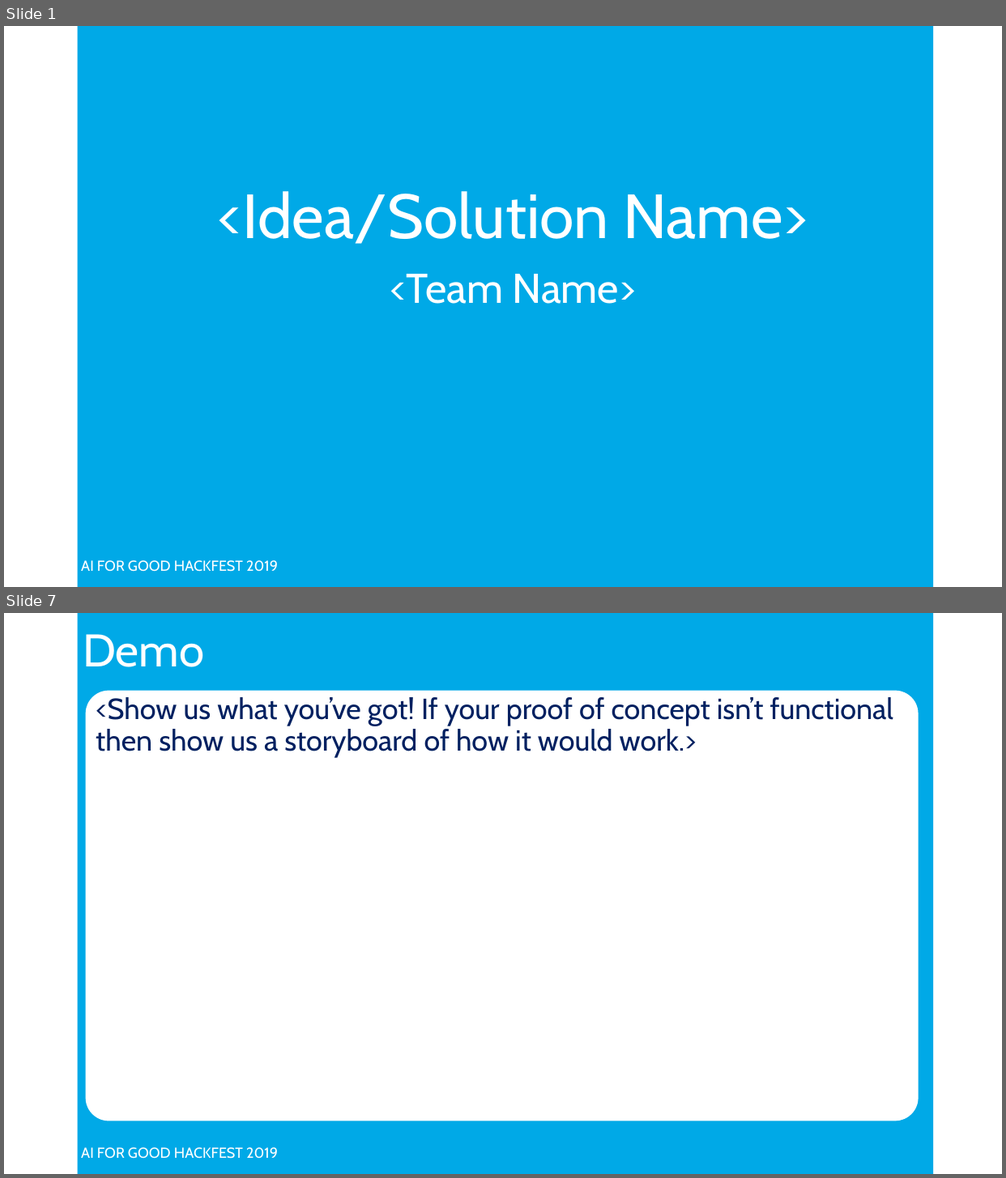
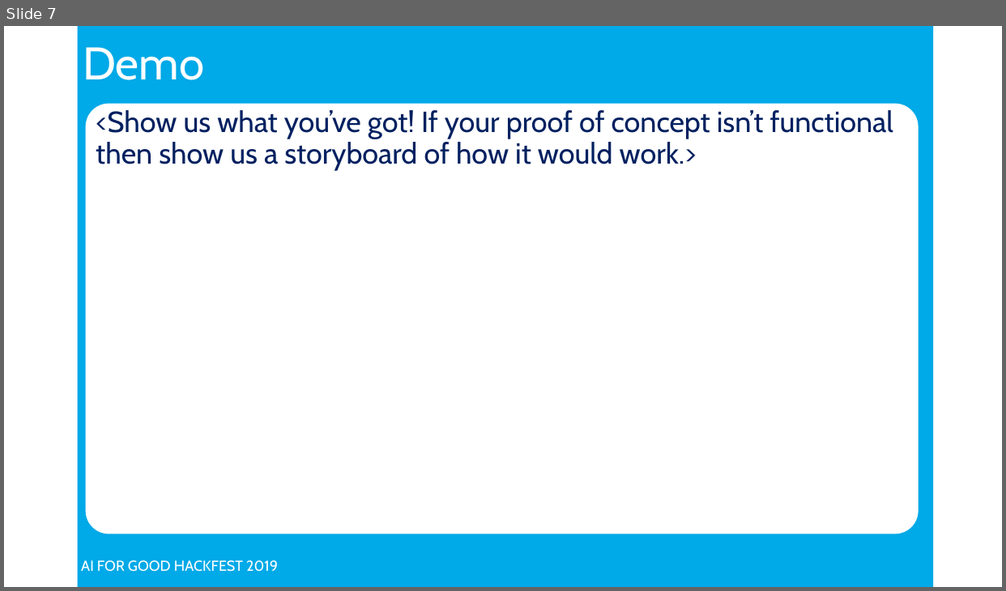
Before and after one commit to hannah-brydon/flight-climate, a slide deck: Hackfest-Presentation.pptx. Shown one above the other, each under a label of ours: slides 1 and 7 before the commit, slide 7 after it; the slides between them are not shown. The pictures are 1006x1178 and 1006x591 pixels, drawn with LibreOffice and Linux fonts; fonts in the diff are those of the drawing; background and template pictures are left out. Boxes give left, top, right and bottom in pixels: in the first picture for what was removed or moved away, otherwise in the second. Text is boxed around its words. In the diff, an @@ line names an element or a change of style, - is before the commit and + after.

```diff
--- a/Hackfest-Presentation.pptx
+++ b/Hackfest-Presentation.pptx
@@ slide 1 removed at (4, 26, 1002, 587), background #FFFFFF; not listed: 2 template elements that a slide beside it also shows @@
@@ title removed at (217, 191, 808, 244) @@
-<Idea/Solution Name>
@@ subtitle removed at (390, 274, 636, 304) @@
-<Team Name>
```
Also in this commit, not shown: 2 slides changed, 4 slides added, 3 other slides removed, 1 other file.
